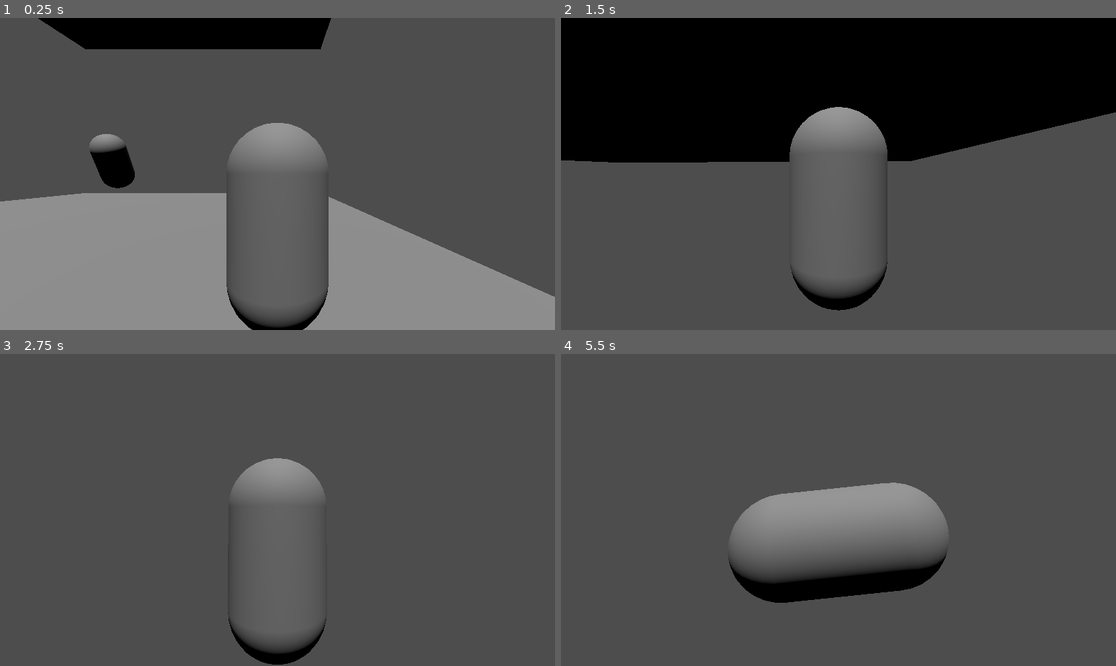
Above: before the commit, frames 1-4 (two rows, left to right).
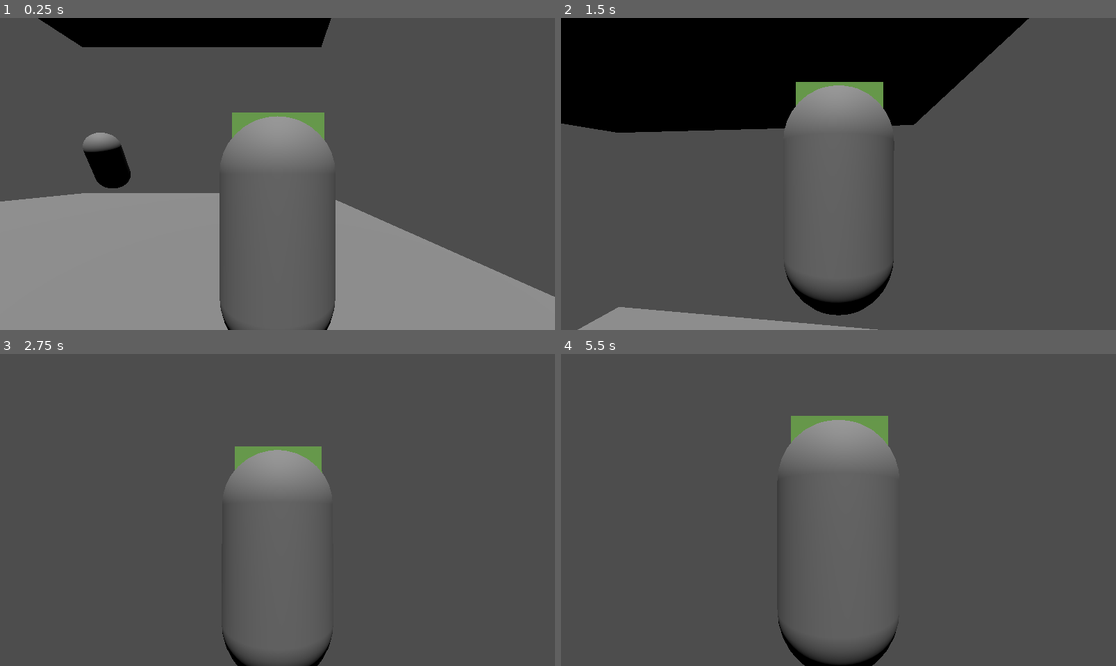
Above: after the commit, the same moments.

Repository: Noob-97/badideasjam
Game: Godot game, scene res://first_level.tscn
Same seed, same stepped clock (60 frames per second), same inputs: the game is played once before the commit and once after it.
Inputs (mouse positions are in pixels of both pictures, inside the frame that each line leads up to):
- Up to frame 1 (0.25 s): no input
- Up to frame 2 (1.5 s): move the mouse to (866, 174) at 0.52 s; hold W (forward) from 0.53 s (still down); right-click (866, 174) at 0.6 s; tap Space (jump) at 0.77, 0.8, 1.07, 1.35 s; move the mouse to (810, 174) at 1.27 s
- Up to frame 3 (2.75 s): keep holding W (forward); tap Space (jump) at 1.52, 1.82, 2.3 s; right-click (249, 510) at 1.55 s; move the mouse to (288, 503) at 2.02 s; right-click (288, 503) at 2.1 s
- Up to frame 4 (5.5 s): move the mouse to (832, 516) at 2.77 s; tap L (unlock_mouse) at 2.85 s; tap Space (jump) at 3.02, 3.32, 3.77, 3.8, 4.07, 4.35, 4.52, 4.82, 5.3 s; right-click (832, 516) at 3.05 s; move the mouse to (1005, 556) at 3.52 s; release W (forward) at 3.53 s; hold A (left) 3.53-5.03 s; right-click (1005, 556) at 3.6 s; move the mouse to (672, 463) at 4.27 s; right-click (672, 463) at 4.55 s; move the mouse to (866, 510) at 5.02 s; hold S (backward) from 5.03 s (still down); right-click (866, 510) at 5.1 s

The runs differ from the first frame. In frame 1, 3.9% of the frame differs, in the area x 14-61%, y 9-100%; in frame 2, 20%, in the area x 0-100%, y 0-100%; in frame 3, 2.3%; in frame 4, 13%.

Commit message:
Fixed gravity control physics issues

Diff:
--- a/Scripts/Components/CharacterComponent.gd
+++ b/Scripts/Components/CharacterComponent.gd
@@ -17,6 +17,7 @@
 @export var max_health: float = 100
 @export var gravity: float = 9.8
 @export var fly_enabled: bool = false
+var gravity_mode: bool = false
 var jump_debounce: bool
 var gravity_disabled: bool = false
 var prev_state: States = States.IDLE
@@ -87,7 +88,7 @@
 		health = max_health
 	took_damage.emit(dmg)
 func _physics_process(delta: float) -> void:
-	if not character_body.is_on_floor() and not fly_enabled and not gravity_disabled:
+	if (not character_body.is_on_floor() and not fly_enabled and not gravity_disabled):
 		character_body.velocity.y -= gravity * delta * 2
 	var vel = character_body.velocity
 	if fly_enabled:
--- a/Scripts/Components/Player.gd
+++ b/Scripts/Components/Player.gd
@@ -5,6 +5,7 @@
 @export var head: Node3D
 @export var camera: Camera3D
 @export var above: RayCast3D
+@export var player_mesh: MeshInstance3D
 var prev_rotation: Vector3
 var prev_mouse_move: float
 var jump_buffer: bool = false
@@ -33,8 +34,6 @@
 	var input_dir = Input.get_vector("left", "right", "forward", "backward")
 	head.get_parent_node_3d().position = position + Vector3(0, 0.5, 0)
 	char_component.move_into_direction(input_dir, delta)
-
-	#if (input_dir != Vector2(0,0)):
 	rotation.y = prev_rotation.y
 	if Input.is_action_just_pressed("jump"):
 		jump_buffer = true
@@ -43,11 +42,21 @@
 		jump_buffer = false
 	if Input.is_action_just_pressed("change_gravity"):
 		char_component.gravity = -char_component.gravity
+		char_component.jump_power = -char_component.jump_power
+		char_component.gravity_mode= not char_component.gravity_mode
+		if (char_component.gravity_mode):
+			up_direction = Vector3.DOWN
+		else:
+			up_direction = Vector3.UP
 		rotate = true
 
 	if rotate and above.is_colliding():
-		var tween = get_tree().create_tween()
-		tween.tween_property(self, "rotation_degrees", Vector3(rotation_degrees.x, rotation_degrees.y, 180), 0.5)
+		#var tween = get_tree().create_twewen()
+		var deg = 0
+		if char_component.gravity_mode:
+			deg = 180
+
+		#tween.tween_property(player_mesh, "rotation_degrees", Vector3(rotation_degrees.x, rotation_degrees.y, deg), 0.5)
 		rotate = false
 
 func _on_touched_ground() -> void:
--- a/Scripts/rotate.gd
+++ b/Scripts/rotate.gd
@@ -4,4 +4,4 @@
 # Called every frame. 'delta' is the elapsed time since the previous frame.
 func _physics_process(delta: float) -> void:
 	rotate_x(1.8 * delta)
-	print(0.18 * delta)
+	#print(0.18 * delta)
--- a/player.tscn
+++ b/player.tscn
@@ -13,21 +13,22 @@
 [sub_resource type="BoxMesh" id="BoxMesh_8gbba"]
 material = SubResource("StandardMaterial3D_bo1nx")
 
-[node name="Player" type="CharacterBody3D" unique_id=1187361912 node_paths=PackedStringArray("char_component", "head", "camera", "above")]
+[node name="Player" type="CharacterBody3D" unique_id=1187361912 node_paths=PackedStringArray("char_component", "head", "camera", "above", "player_mesh")]
 script = ExtResource("1_cvnsp")
 char_component = NodePath("CharacterComponent")
 head = NodePath("CameraHandler/head")
 camera = NodePath("CameraHandler/head/Camera3D")
 above = NodePath("GravityRaycasts/Above")
+player_mesh = NodePath("PlayerMesh")
 
 [node name="CameraHandler" type="Node3D" parent="." unique_id=1502466934]
-transform = Transform3D(1, 0, 0, 0, 1, 0, 0, 0, 1, 0.0030871034, 0.55472654, -0.07312393)
+transform = Transform3D(1, 0, 0, 0, 1, 0, 0, 0, 1, 0.0030871034, 0.55472654, -0.006180644)
 top_level = true
 
 [node name="head" type="Node3D" parent="CameraHandler" unique_id=1814881882]
 
 [node name="Camera3D" type="Camera3D" parent="CameraHandler/head" unique_id=587745314]
-transform = Transform3D(1, 0, 0, 0, 1, 0, 0, 0, 1, 0, 0, 2.0424573)
+transform = Transform3D(1, 0, 0, 0, 1, 0, 0, 0, 1, 0, 0, 1.8180137)
 cull_mask = 1048063
 
 [node name="CollisionShape3D" type="CollisionShape3D" parent="." unique_id=532609218]
@@ -37,8 +38,7 @@
 mesh = SubResource("CapsuleMesh_kry3j")
 
 [node name="MeshInstance3D2" type="MeshInstance3D" parent="PlayerMesh" unique_id=998606283]
-transform = Transform3D(0.7404924, 0, 0, 0, 0.28956592, 0, 0, 0, 0.7359649, 0.00684464, 0.5403266, -0.18323946)
-layers = 512
+transform = Transform3D(0.7404924, 0, 0, 0, 0.9090984, 0, 0, 0, 0.7359649, 0.00684464, 0.5403266, -0.18323946)
 mesh = SubResource("BoxMesh_8gbba")
 
 [node name="StairRaycasts" type="Node" parent="." unique_id=1543059935]
